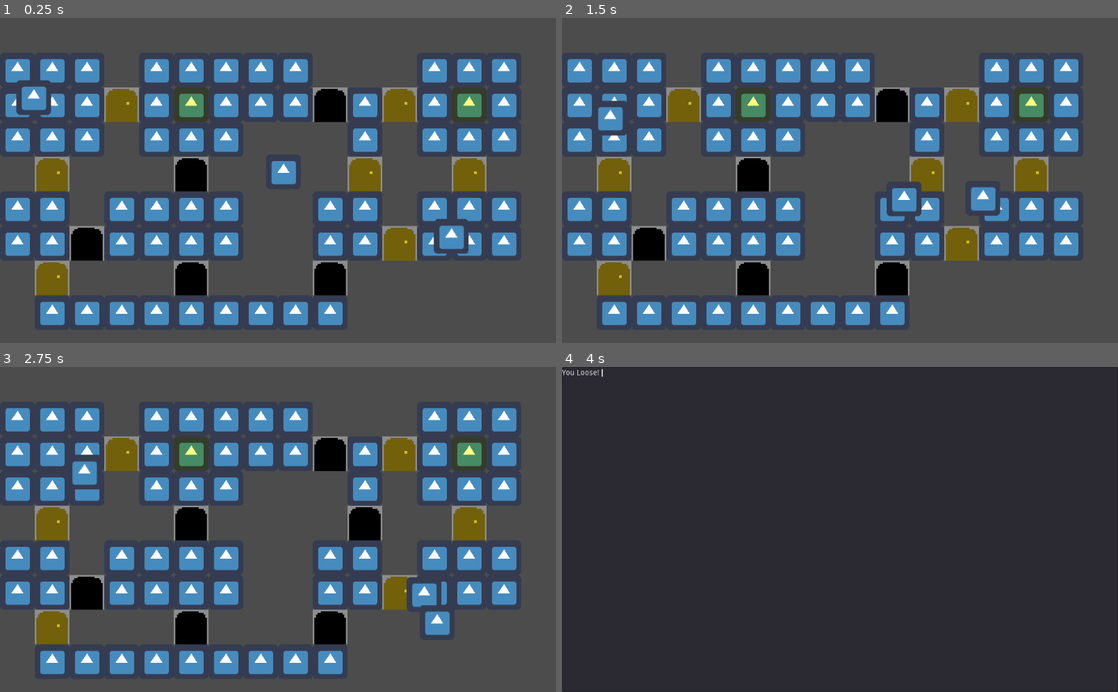
Above: before the commit, frames 1-4 (two rows, left to right).
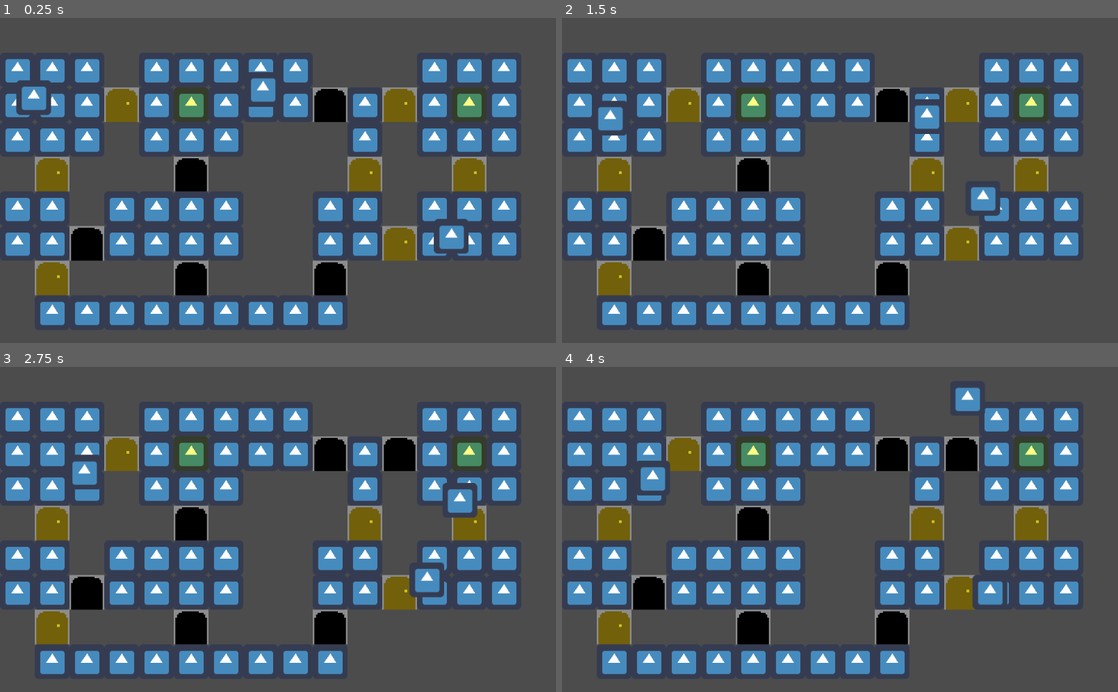
Above: after the commit, the same moments.

Repository: Omivel/LudemDare46
Game: Godot game, scene res://Levels/TestLevel.tscn
Two runs of this game, one before a commit and one after it. Both use one fixed random seed, a clock stepped at 60 frames per second and the inputs below. The engine's default icon, where the game draws it, is replaced by a stand-in: a white triangle on a blue panel in a dark square.
Inputs (mouse positions are in pixels of both pictures, inside the frame that each line leads up to):
- Up to frame 1 (0.25 s): no input
- Up to frame 2 (1.5 s): move the mouse to (962, 164) at 0.52 s; press the mouse at (962, 164) at 0.53 s; hold Right (ui_right) 0.53-1.28 s; tap Space (ui_select) at 0.77 s; move the mouse to (728, 196) at 1.27 s; release the mouse at (728, 196) at 1.28 s; hold Down (ui_down) from 1.28 s (still down); click (728, 196) at 1.35 s
- Up to frame 3 (2.75 s): tap Space (ui_select) at 1.52 s; move the mouse to (333, 458) at 2.02 s; release Down (ui_down) at 2.03 s; press the mouse at (333, 458) at 2.03 s; hold Right (ui_right) from 2.03 s (still down)
- Up to frame 4 (4 s): move the mouse to (812, 594) at 2.77 s; release Right (ui_right) at 2.78 s; release the mouse at (812, 594) at 2.78 s; hold Up (ui_up) 2.78-3.53 s; click (812, 594) at 2.85 s; tap Space (ui_select) at 3.02, 3.77 s; move the mouse to (1006, 578) at 3.52 s; press the mouse at (1006, 578) at 3.53 s; hold Left (ui_left) from 3.53 s (still down)

The runs differ from the first frame. In frame 1, 0.7% of the frame differs, in the area x 44-54%, y 16-52%; in frame 2, 0.8%; in frame 3, 2.5%; in frame 4, 99%, in the area x 0-100%, y 0-100%.

Commit message:
changed audio levels

Diff:
--- a/game/Levels/TestLevel.tscn
+++ b/game/Levels/TestLevel.tscn
@@ -150,7 +150,7 @@
 position = Vector2( 840, 400 )
 
 [node name="KinematicBody2D" parent="." instance=ExtResource( 4 )]
-position = Vector2( 522, 284 )
+position = Vector2( 484.257, 131.52 )
 
 [node name="Cage2" parent="." instance=ExtResource( 6 )]
 position = Vector2( 864, 160 )
--- a/game/Scenes/Music/close_door_fix.gd
+++ b/game/Scenes/Music/close_door_fix.gd
@@ -5,17 +5,17 @@
 	if !is_playing():
 		if cycle == 0:
 			$one.play()
-			$one.set_volume_db(-5 * randf())
+			$one.set_volume_db(-5 * randf() + 10)
 			cycle += 1
 		elif cycle == 1:
 			$two.play()
-			$two.set_volume_db(-5 * randf())
+			$two.set_volume_db(-5 * randf() + 10)
 			cycle += 1
 		elif cycle == 2:
 			$three.play()
-			$three.set_volume_db(-5 * randf())
+			$three.set_volume_db(-5 * randf() + 10)
 			cycle += 1
 		else:
 			play()
-			set_volume_db(-5 * randf())
+			set_volume_db(-5 * randf() + 10)
 			cycle = 0
--- a/game/Scenes/Music/main_drone_fix.gd
+++ b/game/Scenes/Music/main_drone_fix.gd
@@ -11,12 +11,13 @@
 	set_volume_db(-40)
 	vcf_main.set_cutoff(0)
 	vcf_main.set_resonance(0.97)
-	play()
+	if !is_playing():
+		play()
 
 func fade_in():
 	if (i < 500):
 		vcf_main.set_cutoff(pow(2, i / 34.95))
-		if (-40 + ( i / 6.25) <= 0):
+		if (-40 + ( i / 6.25) <= -4):
 			set_volume_db(-40 + (i / 6.25))
 	else:
 		$Timer.queue_free()
--- a/game/Scenes/Music/music_control.gd
+++ b/game/Scenes/Music/music_control.gd
@@ -1,4 +1,5 @@
 extends Node2D
+
 
 func open():
 	$open_door.trig()
@@ -22,14 +23,16 @@
 func footsteps(status):
 	if !$footsteps.is_playing():
 		$footsteps.play()
-	if status && ($footsteps.get_volume_db() != 0):
-		$footsteps.set_volume_db(0)
-	elif !status && ($footsteps.get_volume_db() == 0):
+	if status:# && ($footsteps.get_volume_db() < 0):
+		$footsteps.set_volume_db(18)
+	elif !status:# && ($footsteps.get_volume_db() > 0):
 		$footsteps.set_volume_db(-80)
 
 func failstate():
 	if !$fail_sound.is_playing():
+		$fail_sound.set_volume_db(10)
 		$fail_sound.play()
+		$main_drone.set_volume_db(-80)
 		$monster_music.stop()
 
 func main_stop():
--- a/game/Scenes/Music/music_control.tscn
+++ b/game/Scenes/Music/music_control.tscn
@@ -1,7 +1,7 @@
 [gd_scene load_steps=16 format=2]
 
 [ext_resource path="res://Scenes/Music/main_drone_fix.gd" type="Script" id=1]
-[ext_resource path="res://music/drone-base.wav" type="AudioStream" id=2]
+[ext_resource path="res://music/main-master.wav" type="AudioStream" id=2]
 [ext_resource path="res://sound fx/close-door.wav" type="AudioStream" id=3]
 [ext_resource path="res://sound fx/footsteps.wav" type="AudioStream" id=4]
 [ext_resource path="res://sound fx/fail-state.wav" type="AudioStream" id=5]
@@ -25,6 +25,7 @@
 
 [node name="main_drone" type="AudioStreamPlayer" parent="."]
 stream = ExtResource( 2 )
+volume_db = -4.588
 bus = "main drone"
 script = ExtResource( 1 )
 
--- a/game/Scenes/Music/open_door_fix.gd
+++ b/game/Scenes/Music/open_door_fix.gd
@@ -5,17 +5,17 @@
 	if !is_playing():
 		if cycle == 0:
 			$one.play()
-			$one.set_volume_db(-5 * randf() + 3)
+			$one.set_volume_db(-5 * randf() + 13)
 			cycle += 1
 		elif cycle == 1:
 			$two.play()
-			$two.set_volume_db(-5 * randf() + 3)
+			$two.set_volume_db(-5 * randf() + 13)
 			cycle += 1
 		elif cycle == 2:
 			$three.play()
-			$three.set_volume_db(-5 * randf() + 3)
+			$three.set_volume_db(-5 * randf() + 13)
 			cycle += 1
 		else:
 			play()
-			set_volume_db(-5 * randf() + 3)
+			set_volume_db(-5 * randf() + 13)
 			cycle = 0
